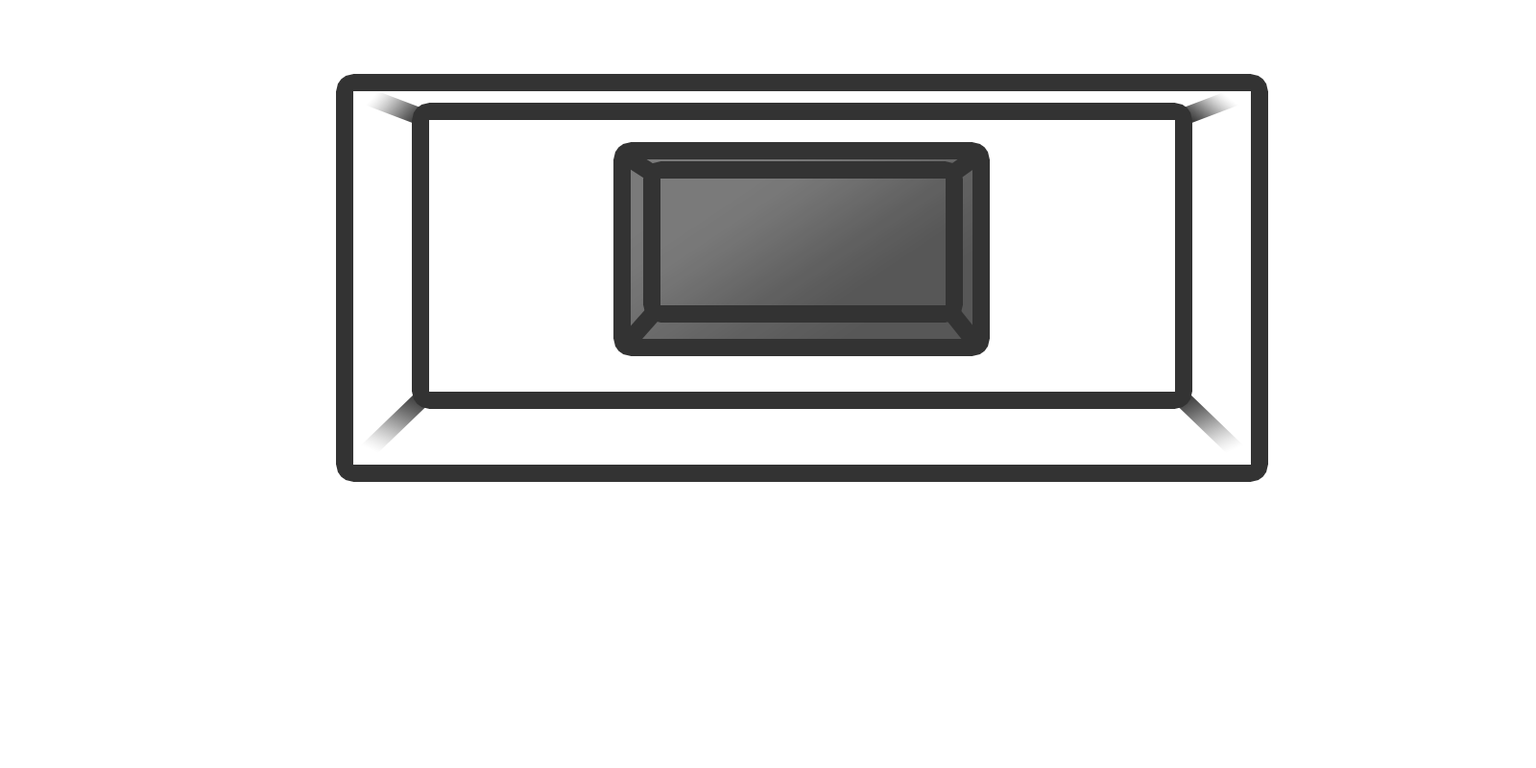
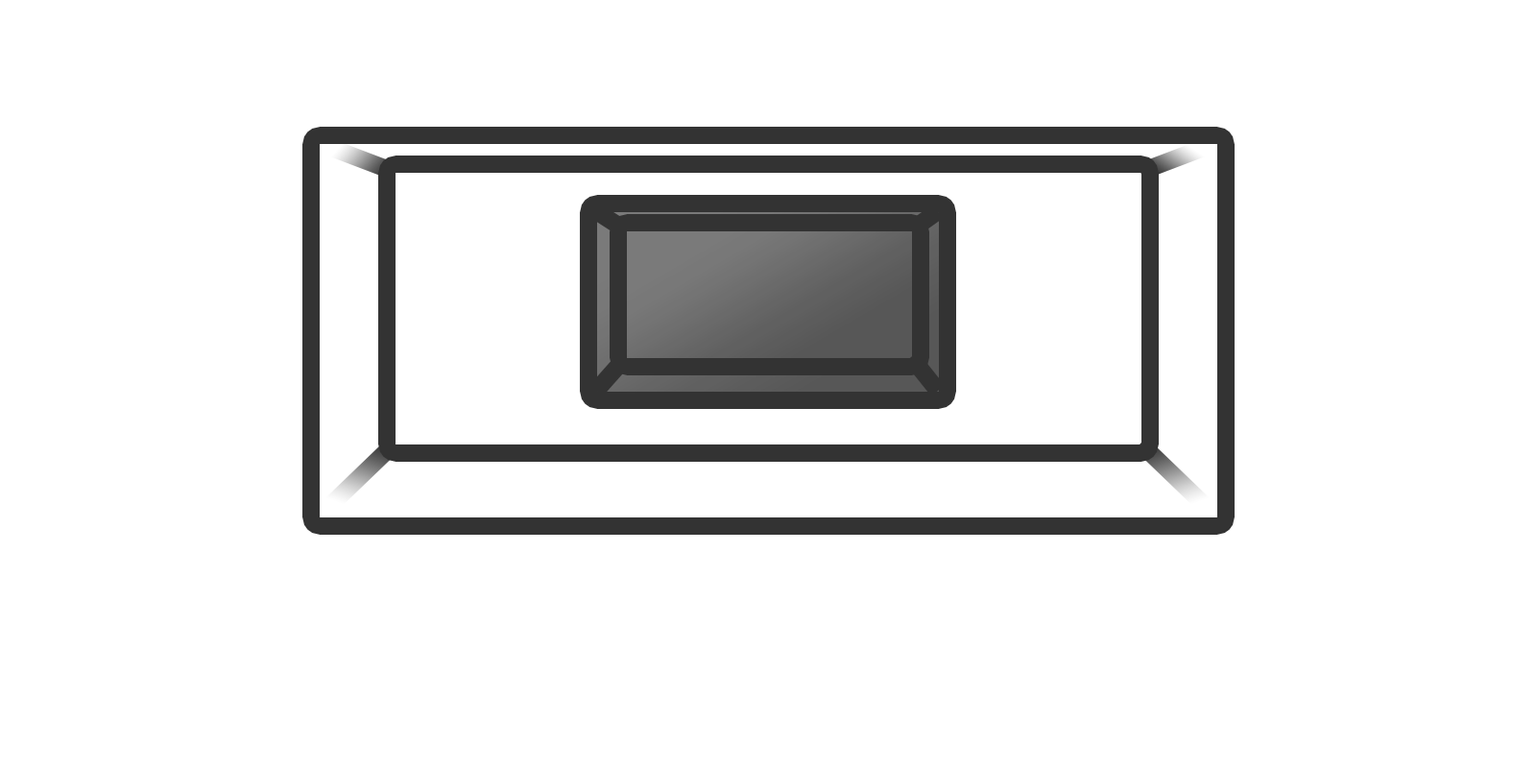
Layer changes from the first 1536 × 768 image to the second:
painted on "Layer 9" over <box>592,151,666,240</box>
painted on "Layer 8" over <box>906,151,979,240</box>
painted on "Layer 7" over <box>905,299,980,398</box>
painted on "Layer 6" over <box>590,299,668,392</box>
painted on "Rectangle 1 copy", unmasked it over <box>626,178,946,359</box>
painted on "Rectangle 1", unmasked it over <box>597,159,973,392</box>
painted on "Layer 5" over <box>315,82,433,182</box>
painted on "Layer 4" over <box>1137,82,1255,182</box>
painted on "Layer 3" over <box>1134,384,1258,525</box>
painted on "Layer 2" over <box>312,384,436,525</box>
painted on "Rectangle 2", unmasked it over <box>395,119,1175,445</box>
painted on "Bottom", unmasked it over <box>319,91,1251,518</box>
